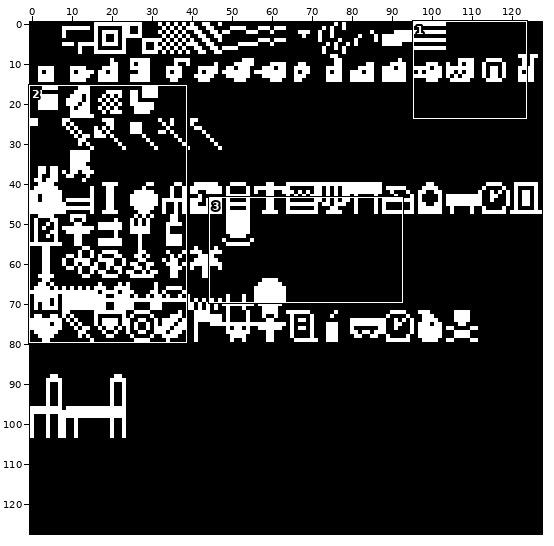
Edited in one commit: sprite sheet (public/16cols.gif). The first picture is a wide view before the edit; the outline marks the close-up.
Close-up. The starting point:
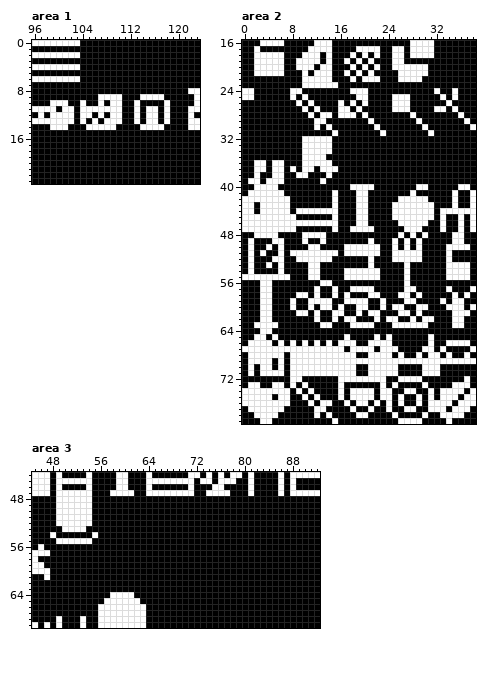
The file is 128x128 pixels. Shown: area 1: x 96..123, y 0..23; area 2: x 0..38, y 16..79; area 3: x 45..92, y 44..69.
Now the later version:
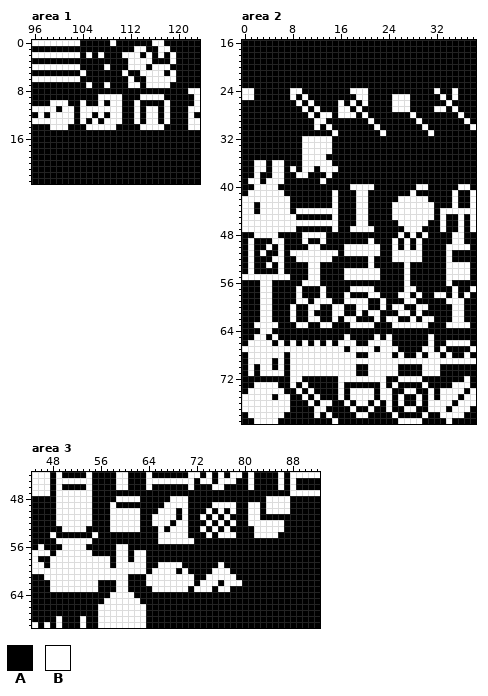
Palette (. is transparent): A #000000  B #ffffff
The edit:
Area 1:
Colour B replaces colour A in row 0 at x 109 and 116 to 117; in row 1 at x 113 to 114 and 117 to 118; in row 2 at x 105, 107, 111 to 113, 115, 117 and 119; in row 3 at x 112 to 115 and 119; in row 4 at x 108, 112 to 114 and 116 to 118; in row 5 at x 104, 111, 114 to 117 and 119.
Colour B replaces colour A in row 6 at x 112 and 115 to 119; in row 7 at x 105, 108, 112 to 113 and 115 to 118.
Area 2:
Colour A replaces colour B in row 16 at x 3 to 6, 12 to 14 and 28 to 31; in row 17 at x 2, 11 to 14, 19 to 22, 25 to 26 and 28 to 31; in row 18 at x 2 to 6, 10 to 12, 14, 18, 20, 22, 25 to 26 and 28 to 31; in row 19 at x 2 to 6, 9 to 12, 14, 17, 19, 21 and 25 to 26; in row 20 at x 2 to 6, 9 to 11, 13 to 14, 18, 20, 22 and 25 to 30; in row 21 at x 2 to 6, 10, 12 to 14, 17, 19, 21 and 26 to 30.
Colour A replaces colour B in row 22 at x 10 to 14, 18, 20 to 22 and 26 to 29; in row 23 at x 10 to 15; in row 56 at x 13 to 14; in row 57 at x 12, 15 and 34; in row 58 at x 10, 12 and 15; in row 59 at x 8, 11 and 33.
Colour A replaces colour B in row 60 at x 13 to 14, 34 and 38; in row 61 at x 9 to 10, 12 and 37; in row 73 at x 1 and 6; in row 74 at x 0 and 7.
Colour B replaces colour A in row 56 at x 10 to 12 and 34; in row 57 at x 9, 13 and 35; in row 58 at x 13 and 32 to 33; in row 59 at x 9 to 10 and 34; in row 60 at x 12 and 15; in rows 61 to 62 at x 8 and 11.
Colour B replaces colour A in row 63 at x 9 to 10, 34 and 37; in row 73 at x 3 to 4; in row 77 at x 0 and 7; in row 78 at x 1 and 6; in row 79 at x 2 and 5.
Area 3:
Colour A replaces colour B in row 47 at x 58 to 61, 64 to 71, 74 to 77, 81 and 86.
Colour B replaces colour A in row 48 at x 59 to 62, 68 to 70 and 84 to 87; in row 49 at x 58, 67 to 70, 75 to 78, 81 to 82 and 84 to 87; in row 50 at x 58 to 62, 66 to 68, 70, 74, 76, 78, 81 to 82 and 84 to 87; in row 51 at x 58 to 62, 65 to 68, 70, 73, 75, 77 and 81 to 82; in row 52 at x 58 to 62, 65 to 67, 69 to 70, 74, 76, 78 and 81 to 86; in row 53 at x 58 to 62, 66, 68 to 70, 73, 75, 77 and 82 to 86.
Colour B replaces colour A in row 54 at x 66 to 70, 74, 76 to 78 and 82 to 85; in row 55 at x 66 to 71; in row 56 at x 50 to 53 and 59 to 60; in row 57 at x 49 to 54, 59 to 60 and 62 to 63; in row 58 at x 48 to 57, 59 to 60 and 62 to 63; in row 59 at x 48 to 57, 59 to 63, 66 to 69 and 76.
Colour B replaces colour A in row 60 at x 48 to 63, 65 to 68, 70 and 75 to 77; in row 61 at x 48 to 60, 64 to 71 and 74 to 78; in row 62 at x 48 to 55, 59 to 60, 64 to 71, 73 to 75 and 77 to 79; in row 63 at x 48 to 55, 59 to 60, 65 to 70, 72 to 74 and 76 to 77.
